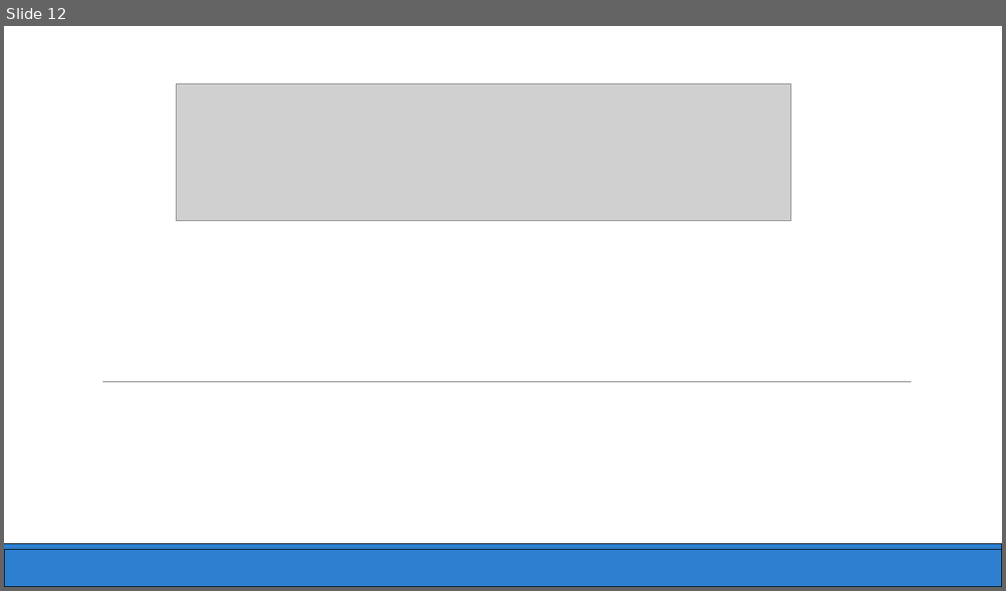
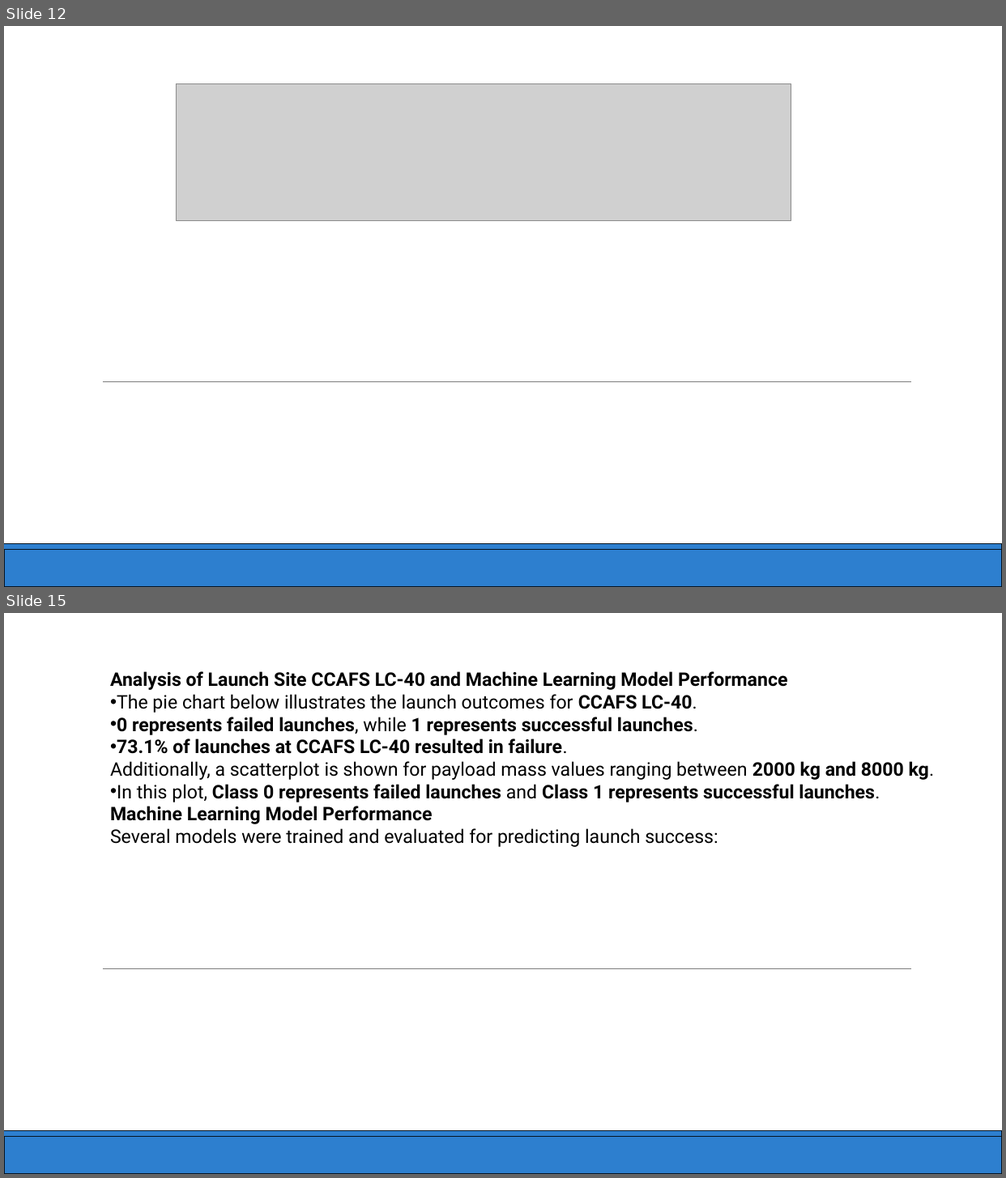
Before and after one commit to Veretyuk-AmathieuGlib/IBM-Data-Science, a slide deck: Capstone.pptx. Shown one above the other, each under a label of ours: slide 12 before the commit, slides 12 and 15 after it; the slides between them are not shown. The pictures are 1006x591 and 1006x1178 pixels, drawn with LibreOffice and Linux fonts; fonts in the diff are those of the drawing; grey boxes stand for pictures. Boxes give left, top, right and bottom in pixels: in the first picture for what was removed or moved away, otherwise in the second. Text is boxed around its words. In the diff, an @@ line names an element or a change of style, - is before the commit and + after.

```diff
--- a/Capstone.pptx
+++ b/Capstone.pptx
@@ slide 15 added at [4, 613, 1002, 1174], background #FFFFFF @@
@@ text added at [110, 671, 935, 847], 18 pt, text #000000, bold @@
+Analysis of Launch Site CCAFS LC-40 and Machine Learning Model Performance
+• The pie chart below illustrates the launch outcomes for CCAFS LC-40.
+• 0 represents failed launches, while 1 represents successful launches.
+• 73.1% of launches at CCAFS LC-40 resulted in failure.
+Additionally, a scatterplot is shown for payload mass values ranging between 2000 kg and 8000 kg.
+• In this plot, Class 0 represents failed launches and Class 1 represents successful launches.
+Machine Learning Model Performance
+Several models were trained and evaluated for predicting launch success:
@@ freeform shape added at [103, 969, 911, 969], outline #7D7D7D 0.48 pt @@
@@ freeform shape added at [4, 1137, 1002, 1174], fill #2D7FCF, outline #071420 0.75 pt @@
@@ freeform shape added at [4, 1131, 1002, 1137], fill #2D7FCF, outline #071420 0.75 pt @@
```
Also in this commit, not shown: 10 other slides added.
